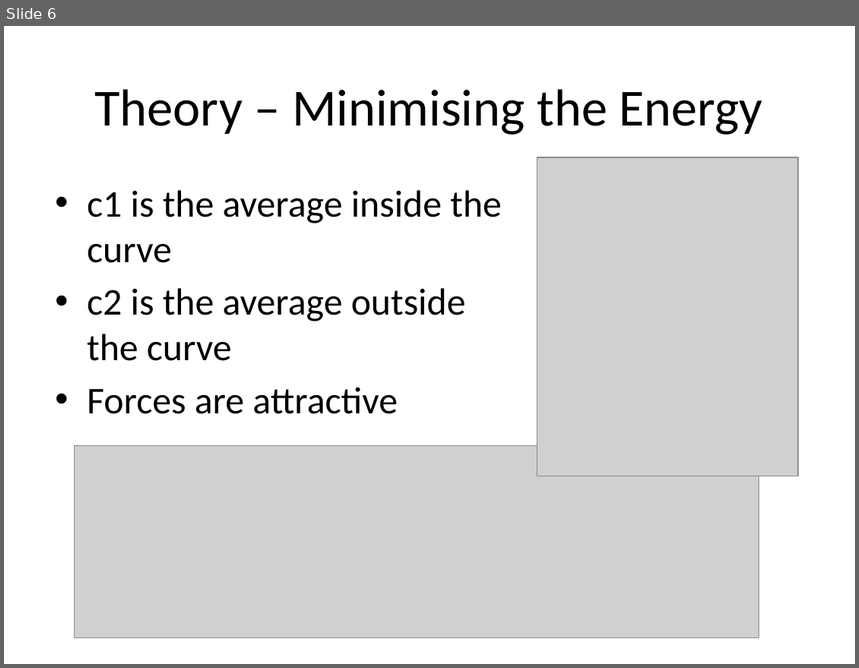
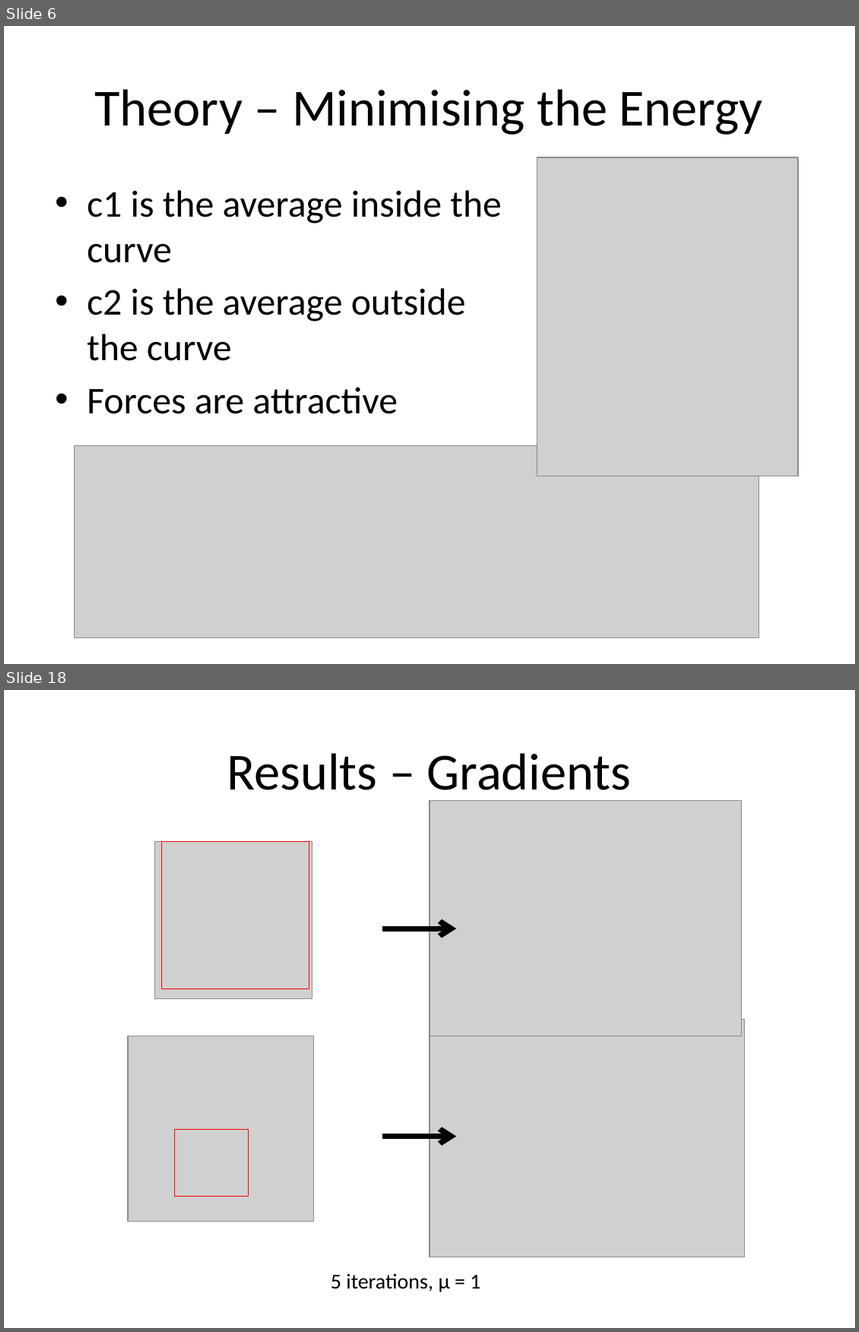
Before and after one commit to michaelwh/activecontnoedge, a slide deck: Active Contours Without Edges.pptx. Shown one above the other, each under a label of ours: slide 6 before the commit, slides 6 and 18 after it; the slides between them are not shown. The pictures are 859x668 and 859x1332 pixels, drawn with LibreOffice and Linux fonts; fonts in the diff are those of the drawing; grey boxes stand for pictures. Boxes give left, top, right and bottom in pixels: in the first picture for what was removed or moved away, otherwise in the second. Text is boxed around its words. In the diff, an @@ line names an element or a change of style, - is before the commit and + after.

```diff
--- a/Active Contours Without Edges.pptx
+++ b/Active Contours Without Edges.pptx
@@ slide 18 added at (4,690,855,1328), background #FFFFFF @@
@@ title added at (227,753,632,802), 44 pt, text #000000 @@
+Results – Gradients
@@ picture added at (430,801,741,1036) @@
@@ picture added at (154,841,312,999) @@
@@ rectangle added at (161,841,309,989), outline #FF0000 0.75 pt @@
@@ arrow added from (382, 929) to (456, 929), #000000 4.5 pt @@
@@ picture added at (430,1019,744,1257) @@
@@ picture added at (129,1036,314,1221) @@
@@ rectangle added at (175,1130,249,1198), outline #FF0000 0.75 pt @@
@@ arrow added from (382, 1137) to (456, 1137), #000000 4.5 pt @@
@@ text added at (331,1274,481,1293), 18 pt, text #000000 @@
+5 iterations, μ = 1
```
Also in this commit, not shown: 2 slides changed, 16 other slides added.
